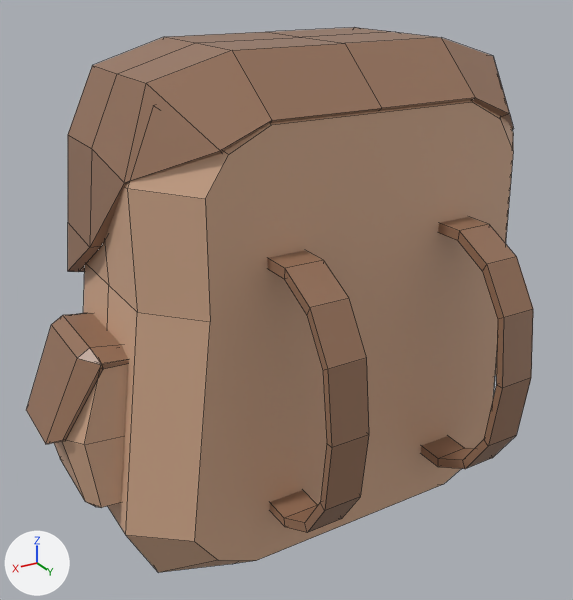
Renders of the FBX model Assets/3d model/Assets/Assets/Backpack.fbx from each side of a commit.
Rendered twice from a 50 mm camera at (1.99, 3.07, 1.48) aimed at (0.24, 0.17, 0.03). Arrows for +X, +Y and +Z are at lower left; the lights stay in place. The older version comes first. Mesh edges are drawn as thin lines.

The first picture shows 'Backpack'.
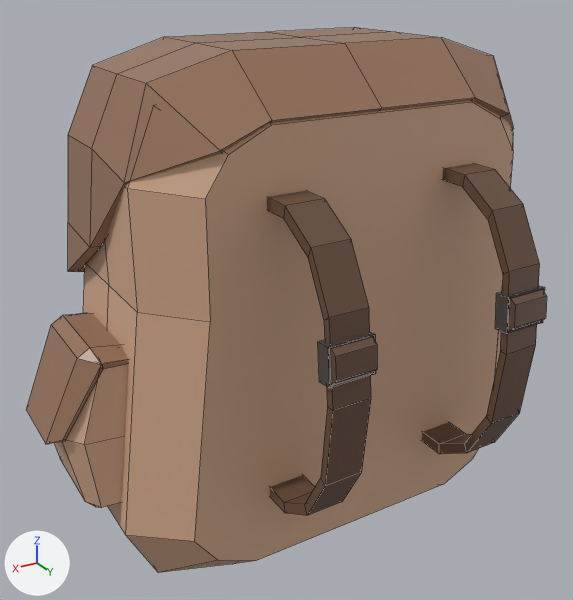
Patch to the scene script:
```diff
--- a/Assets/3d model/Assets/Assets/Backpack.fbx.py
+++ b/Assets/3d model/Assets/Assets/Backpack.fbx.py
@@ mat_strap @@
+mat_strap = principled_material('Strap')
+mat_strap.base_color = (0.139, 0.0777, 0.0484)  # brown #684f3e
+mat_strap.roughness = 0.4
@@ me_plane_003 @@
 # used by ob_backpack; location = (0.0, 0.0, 0.0)
-me_plane_003.from_pydata(...)  # 541 vertices, 597 faces; spans x -1.19..1.42, y -0.64..1.09, z -1.11..1.18
+me_plane_003.from_pydata(...)  # 611 vertices, 653 faces; spans x -1.19..1.42, y -0.63..1.11, z -1.11..1.18
+# me_plane_003 part 1: the loose piece of 36 vertices spanning x 0.44..0.61, y 0.61..1.09, z -0.7..0.45 is scaled about its middle by (1, 1, 1.14), then moved by (0.0, 0.0, 0.15), in mat_strap (brown #684f3e)
+# me_plane_003 part 2: the loose piece of 36 vertices spanning x -0.39..-0.23, y 0.61..1.09, z -0.7..0.45 is scaled about its middle by (1, 1, 1.14), then moved by (0.0, 0.0, 0.15), in mat_strap (brown #684f3e)
+# me_plane_003 part 3: a new loose piece of 22 vertices spanning x 0.43..0.63, y 1.01..1.11, z 0.12..0.27
+# me_plane_003 part 4: a new loose piece of 20 vertices spanning x -0.41..-0.21, y 1.01..1.11, z 0.12..0.27
+# other edits to the shape of me_plane_003 do not show in these pictures
 me_plane_003.materials.append(mat_cover)
@@ me_plane_003 @@
 me_plane_003.materials.append(mat_button)
+me_plane_003.materials.append(mat_strap)  # brown #684f3e
```

Pixel boxes (x1, y1, x2, y2) of what changed, in the pictures (573 x 600 px; the box of a moved part takes in the faces that stretch with it):
'Backpack', reshaped
    before: (26, 27, 533, 572)
    after: (26, 27, 547, 572)
part 1 of me_plane_003, moved or reshaped
    before: (267, 250, 369, 533)
    after: (267, 191, 371, 515)
part 2 of me_plane_003, moved or reshaped
    before: (421, 217, 533, 469)
    after: (422, 163, 539, 454)
part 3 of me_plane_003, added
    after: (318, 332, 377, 388)
part 4 of me_plane_003, added
    after: (495, 286, 547, 334)
